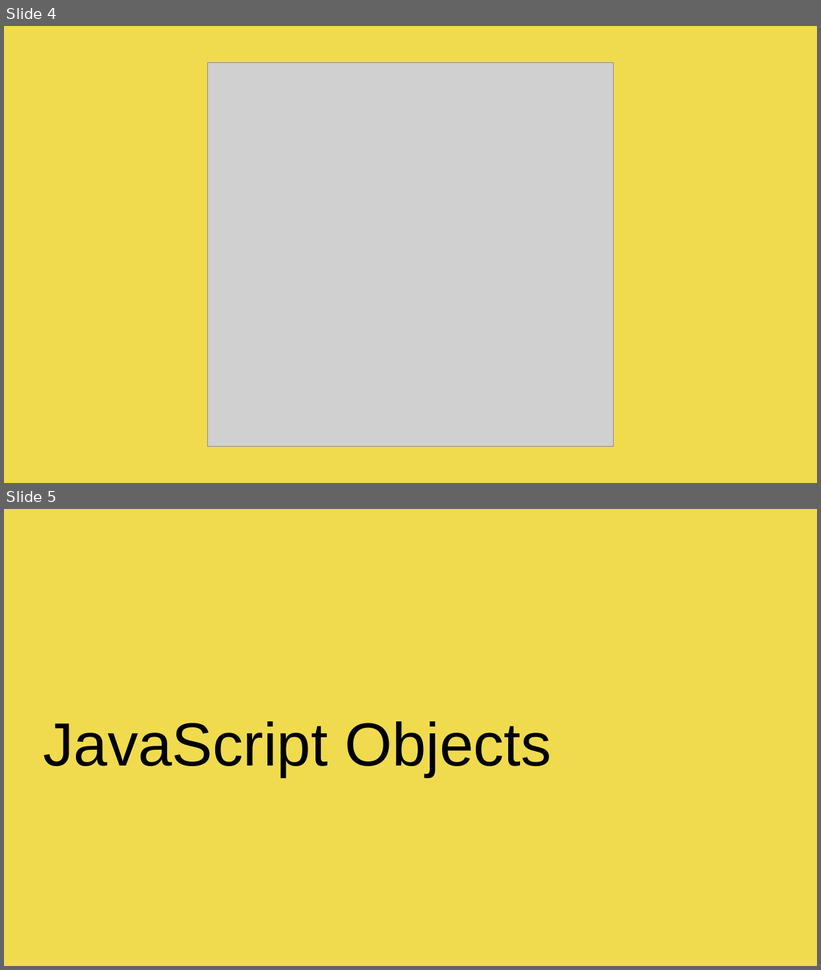
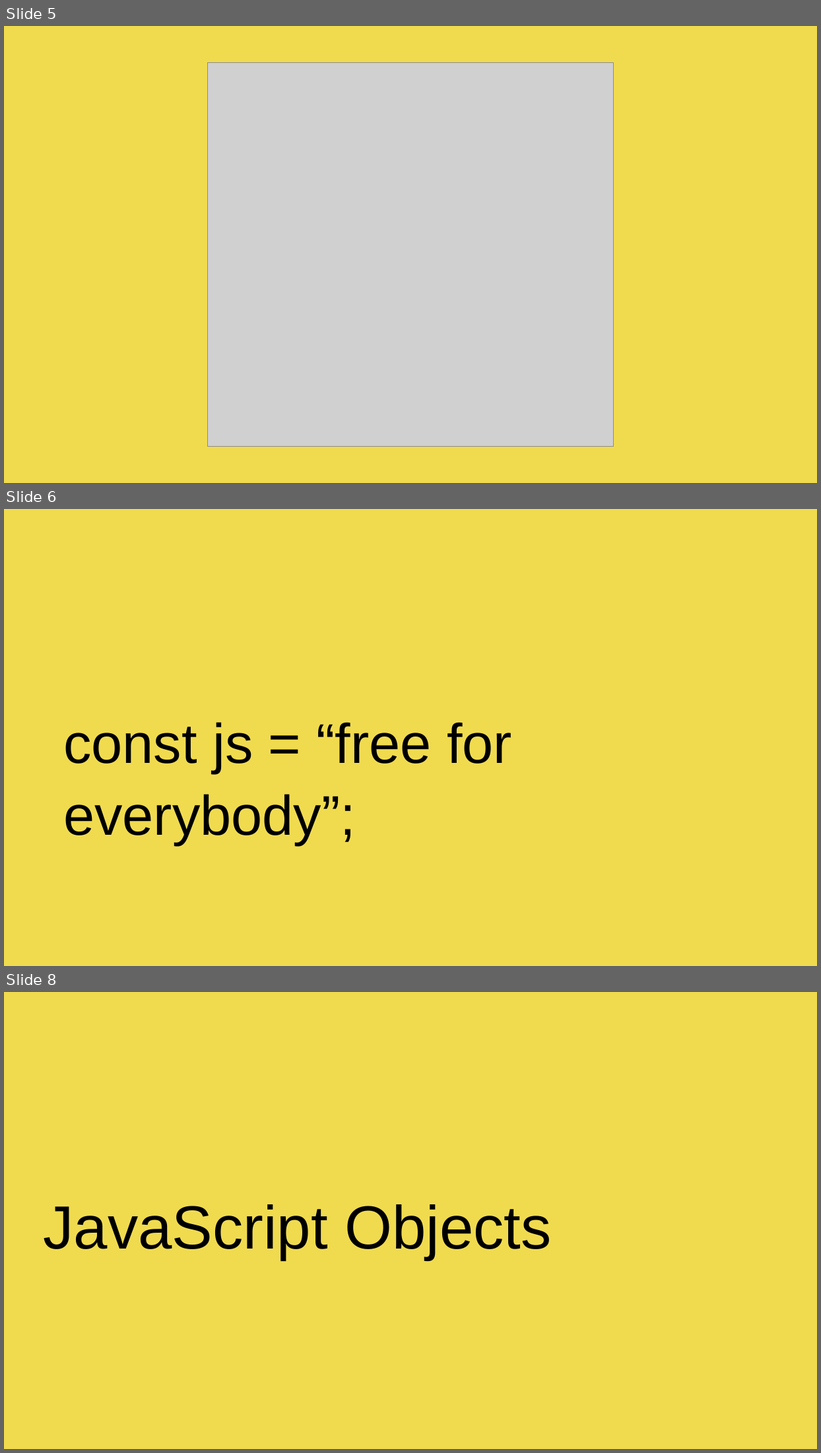
Before and after one commit to CMPE-40062-Azure-Python/JavaScript-Fundamentals, a slide deck: PPT REPORT.pptx. Shown one above the other, each under a label of ours: slides 4 and 5 before the commit, slides 5, 6 and 8 after it; the slides between them are not shown. The pictures are 821x970 and 821x1453 pixels, drawn with LibreOffice and Linux fonts; fonts in the diff are those of the drawing; grey boxes stand for pictures. Boxes give left, top, right and bottom in pixels: in the first picture for what was removed or moved away, otherwise in the second. Text is boxed around its words. In the diff, an @@ line names an element or a change of style, - is before the commit and + after.

```diff
--- a/PPT REPORT.pptx
+++ b/PPT REPORT.pptx
@@ slide 6 added at [4,509,817,966], background #F0DB4F @@
@@ text added at [63,722,512,846], 66 pt, text #000000 @@
+const js = “free for everybody”;
@@ what was slide 4 is now slide 5 @@
@@ what was slide 5 is now slide 8 @@
```
Also in this commit, not shown: 1 slide changed, 2 other slides added.
